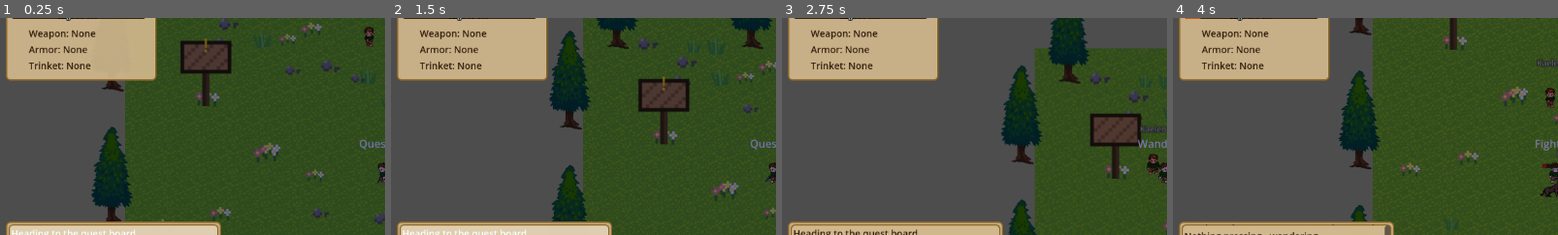
Above: before the commit, frames 1-4 (left to right).
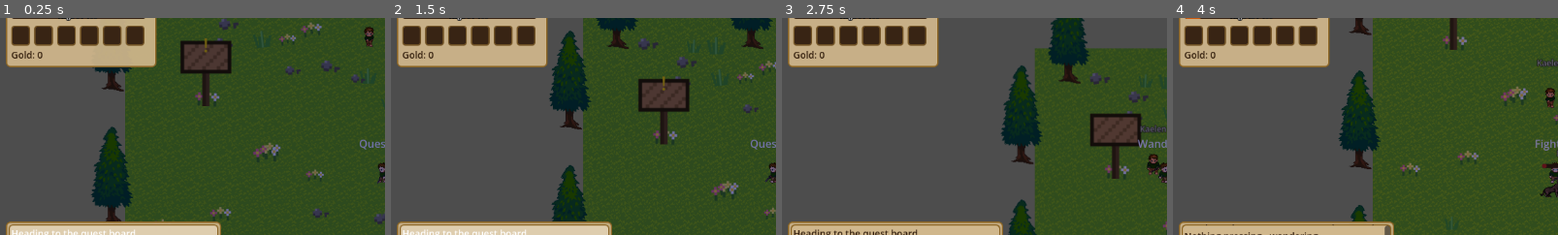
Above: after the commit, the same moments.

Repository: HexaLoid/ai-world-spectator
Game: Godot game, scene res://scenes/Main.tscn
The game is run twice, just before and just after one commit, with the same random seed, the same clock (stepped at 60 frames per second) and the same inputs.
Inputs:
- Up to frame 1 (0.25 s): no input
- Up to frame 2 (1.5 s): click "1x" at 0.5 s; click "2x" at 1.25 s
- Up to frame 3 (2.75 s): click "4x" at 2 s
- Up to frame 4 (4 s): click "Recenter" at 2.75 s; click "1x" at 3.5 s
The pictures show only the part of the screen within x 0-50%, y 15-65%; the shares and areas given below are measured in that part.

The runs differ from the first frame. In frame 1, 6.0% of the frame differs, in the area x 1-41%, y 3-30%; in frame 2, 6.0%; in frame 3, 6.0%; in frame 4, 6.0%.
Error before the commit: Invalid access to property or key 'equipped_weapon_id' on a base object of type 'CharacterBody2D (character.gd)'. (res://scripts/ui/unit_frame.gd:43)

Commit message:
Show six equipment slots with rarity borders and a gold counter
Co-Authored-By: Claude Sonnet 5 <noreply@anthropic.com>

Diff:
--- a/scenes/ui/SpectatorUI.tscn
+++ b/scenes/ui/SpectatorUI.tscn
@@ -27,7 +27,7 @@
 script = ExtResource("1_unitframe")
 theme = ExtResource("4_theme")
 position = Vector2(16, 16)
-size = Vector2(224, 174)
+size = Vector2(224, 154)
 
 [node name="HPBar" type="ProgressBar" parent="UnitFrame"]
 position = Vector2(8, 8)
@@ -92,35 +92,19 @@
 vertical_alignment = 1
 mouse_filter = 2
 
-[node name="WeaponIcon" type="TextureRect" parent="UnitFrame"]
-position = Vector2(8, 90)
-size = Vector2(20, 20)
-expand_mode = 1
-stretch_mode = 5
+[node name="EquipRow" type="HBoxContainer" parent="UnitFrame"]
+offset_left = 8.0
+offset_top = 92.0
+offset_right = 208.0
+offset_bottom = 122.0
+theme_override_constants/separation = 6
 
-[node name="WeaponLabel" type="Label" parent="UnitFrame"]
-position = Vector2(34, 94)
-text = "Weapon: None"
-
-[node name="ArmorIcon" type="TextureRect" parent="UnitFrame"]
-position = Vector2(8, 114)
-size = Vector2(20, 20)
-expand_mode = 1
-stretch_mode = 5
-
-[node name="ArmorLabel" type="Label" parent="UnitFrame"]
-position = Vector2(34, 118)
-text = "Armor: None"
-
-[node name="TrinketIcon" type="TextureRect" parent="UnitFrame"]
-position = Vector2(8, 138)
-size = Vector2(20, 20)
-expand_mode = 1
-stretch_mode = 5
-
-[node name="TrinketLabel" type="Label" parent="UnitFrame"]
-position = Vector2(34, 142)
-text = "Trinket: None"
+[node name="GoldLabel" type="Label" parent="UnitFrame"]
+offset_left = 8.0
+offset_top = 126.0
+offset_right = 208.0
+offset_bottom = 148.0
+text = "Gold: 0"
 
 [node name="ActivityLog" type="Panel" parent="."]
 script = ExtResource("2_activitylog")
--- a/scripts/ui/unit_frame.gd
+++ b/scripts/ui/unit_frame.gd
@@ -1,6 +1,10 @@
 extends Control
 
-const DEFAULT_LABEL_COLOR := Color(0.2, 0.12, 0.05, 1.0)
+const SLOT_SIZE := 28
+const EMPTY_SLOT_BORDER := Color(0.45, 0.33, 0.15, 1.0)
+
+var slot_panels: Dictionary = {}
+var slot_icons: Dictionary = {}
 
 @onready var hp_bar: ProgressBar = $HPBar
 @onready var level_label: Label = $LevelLabel
@@ -9,12 +13,8 @@
 @onready var xp_text: Label = $XPText
 @onready var resource_text: Label = $ResourceText
 @onready var resource_bar: ProgressBar = $ResourceBar
-@onready var weapon_icon: TextureRect = $WeaponIcon
-@onready var weapon_label: Label = $WeaponLabel
-@onready var armor_icon: TextureRect = $ArmorIcon
-@onready var armor_label: Label = $ArmorLabel
-@onready var trinket_icon: TextureRect = $TrinketIcon
-@onready var trinket_label: Label = $TrinketLabel
+@onready var equip_row: HBoxContainer = $EquipRow
+@onready var gold_label: Label = $GoldLabel
 
 func _ready() -> void:
 	# Godot resets a ProgressBar's scene-declared size during its internal
@@ -22,11 +22,13 @@
 	hp_bar.size = Vector2(200, 20)
 	xp_bar.size = Vector2(200, 12)
 	resource_bar.size = Vector2(200, 10)
+	_build_slots()
 	GameState.character_hp_changed.connect(_on_hp_changed)
 	GameState.character_xp_changed.connect(_on_xp_changed)
 	GameState.character_resource_changed.connect(_on_resource_changed)
 	GameState.character_leveled_up.connect(_on_leveled_up)
 	GameState.character_equipment_changed.connect(_on_equipment_changed)
+	GameState.gold_changed.connect(_on_gold_changed)
 	if GameState.character:
 		# The resource bar's fill color is per-class (e.g. orange Rage vs.
 		# blue Mana) — recolored once here rather than per-update, since the
@@ -40,7 +42,8 @@
 		_on_leveled_up(GameState.character.level)
 		_on_xp_changed(GameState.character.xp)
 		_on_resource_changed(GameState.character.resource_amount, GameState.character.max_resource)
-		_on_equipment_changed(GameState.character.equipped_weapon_id, GameState.character.equipped_armor_id, GameState.character.equipped_trinket_id)
+		_on_equipment_changed(GameState.character.equipment)
+		_on_gold_changed(GameState.character.gold)
 
 func _on_hp_changed(hp: int, max_hp: int) -> void:
 	hp_bar.max_value = max_hp
@@ -76,17 +79,56 @@
 		class_name_display = " %s" % GameState.character.character_class.capitalize()
 	level_label.text = "Level %d%s" % [level, class_name_display]
 
-func _on_equipment_changed(weapon_id: String, armor_id: String, trinket_id: String) -> void:
-	_update_equipment_slot(weapon_label, weapon_icon, "Weapon", weapon_id)
-	_update_equipment_slot(armor_label, armor_icon, "Armor", armor_id)
-	_update_equipment_slot(trinket_label, trinket_icon, "Trinket", trinket_id)
+func _build_slots() -> void:
+	for slot in LootTable.SLOTS:
+		var panel := Panel.new()
+		panel.custom_minimum_size = Vector2(SLOT_SIZE, SLOT_SIZE)
+		var icon := TextureRect.new()
+		icon.set_anchors_preset(Control.PRESET_FULL_RECT)
+		icon.offset_left = 2.0
+		icon.offset_top = 2.0
+		icon.offset_right = -2.0
+		icon.offset_bottom = -2.0
+		icon.expand_mode = TextureRect.EXPAND_IGNORE_SIZE
+		icon.stretch_mode = TextureRect.STRETCH_KEEP_ASPECT_CENTERED
+		icon.mouse_filter = Control.MOUSE_FILTER_IGNORE
+		panel.add_child(icon)
+		equip_row.add_child(panel)
+		slot_panels[slot] = panel
+		slot_icons[slot] = icon
 
-## Shared by all three equipment slots: sets "<slot>: <item or None>" text
-## colored by the item's rarity (RARITY_COLORS), and loads its icon.
-func _update_equipment_slot(label: Label, icon: TextureRect, slot_name: String, item_id: String) -> void:
-	label.text = "%s: %s" % [slot_name, LootTable.display_name(item_id) if item_id != "" else "None"]
+func _slot_style(border: Color) -> StyleBoxFlat:
+	var style := StyleBoxFlat.new()
+	style.bg_color = Color(0.22, 0.14, 0.08, 1.0)
+	style.set_border_width_all(2)
+	style.border_color = border
+	style.set_corner_radius_all(4)
+	return style
+
+func _slot_tooltip(slot: String, item_id: String) -> String:
+	var slot_label: String = LootTable.SLOT_LABELS.get(slot, slot)
+	if item_id == "":
+		return "%s: empty" % slot_label
 	var item_def: Dictionary = LootTable.ITEMS.get(item_id, {})
-	var rarity: String = item_def.get("rarity", "")
-	label.add_theme_color_override("font_color", LootTable.RARITY_COLORS.get(rarity, DEFAULT_LABEL_COLOR))
-	var icon_path: String = item_def.get("icon", "")
-	icon.texture = load(icon_path) if icon_path != "" else null
+	return "%s
+%s
+%s - level %d %s" % [
+		LootTable.display_name(item_id),
+		ItemScoring.describe_stats(item_id),
+		slot_label,
+		int(item_def.get("level_req", 1)),
+		String(item_def.get("rarity", "")).capitalize(),
+	]
+
+func _on_equipment_changed(equipment: Dictionary) -> void:
+	for slot in LootTable.SLOTS:
+		var item_id: String = equipment.get(slot, "")
+		var item_def: Dictionary = LootTable.ITEMS.get(item_id, {})
+		var icon_path: String = item_def.get("icon", "")
+		slot_icons[slot].texture = load(icon_path) if icon_path != "" else null
+		var border: Color = LootTable.RARITY_COLORS.get(item_def.get("rarity", ""), EMPTY_SLOT_BORDER)
+		slot_panels[slot].add_theme_stylebox_override("panel", _slot_style(border))
+		slot_panels[slot].tooltip_text = _slot_tooltip(slot, item_id)
+
+func _on_gold_changed(amount: int) -> void:
+	gold_label.text = "Gold: %d" % amount
